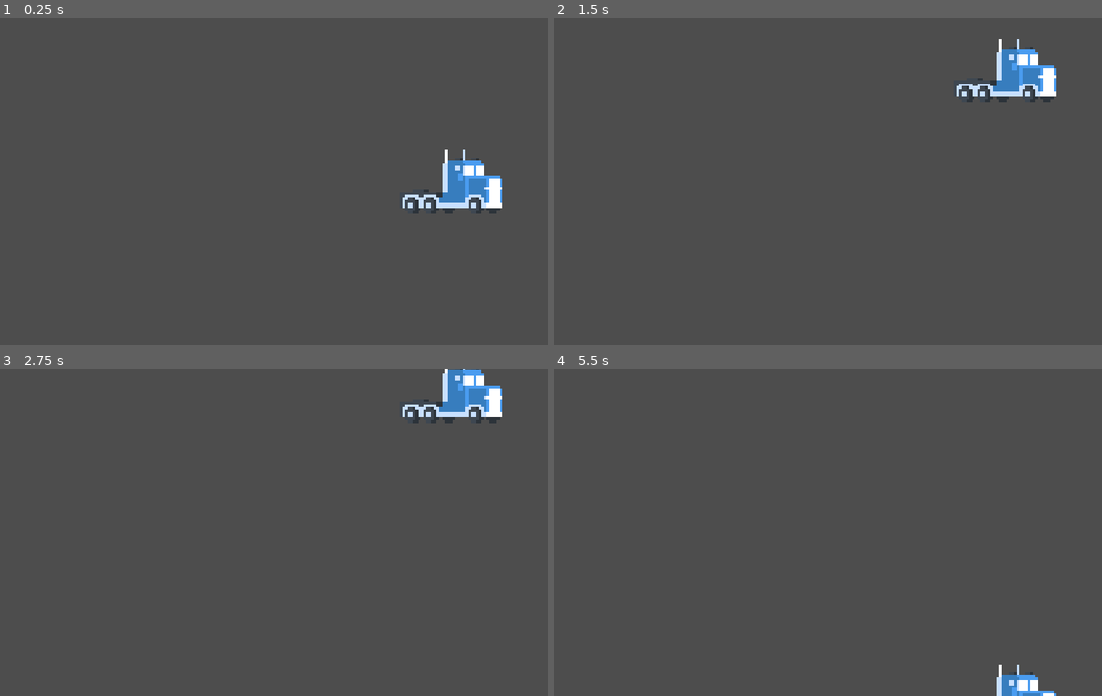
Above: before the commit, frames 1-4 (two rows, left to right).
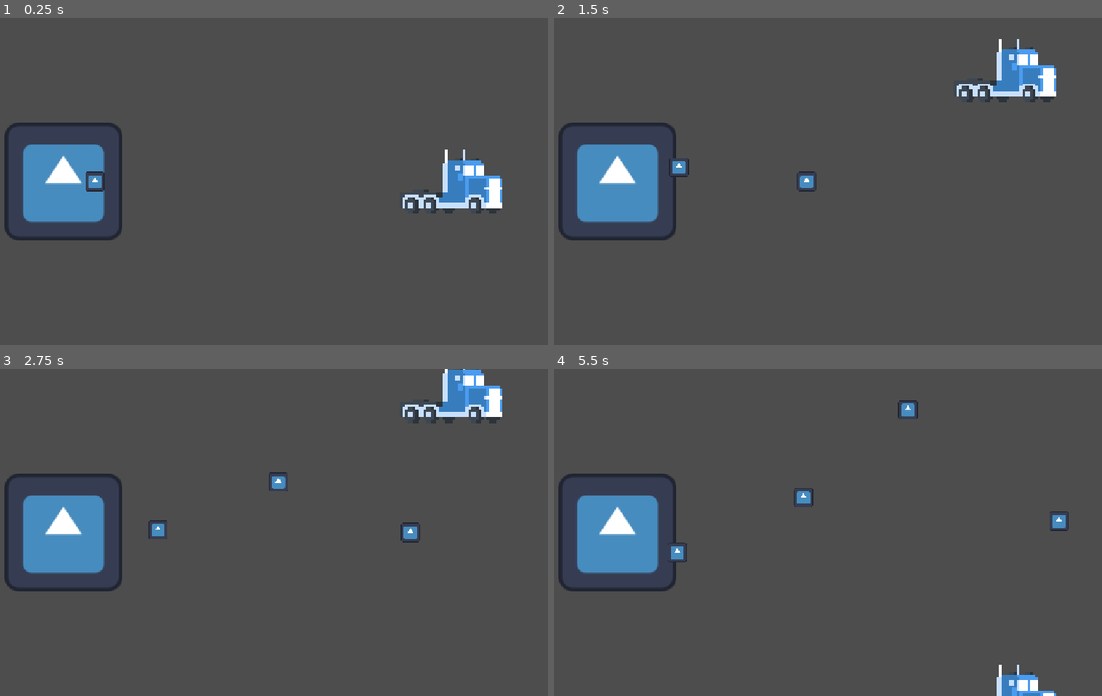
Above: after the commit, the same moments.

Repository: kickofline/riding-shotgun
Game: Godot game, scene res://game.tscn
Same seed, same stepped clock (60 frames per second), same inputs: the game is played once before the commit and once after it. Before the commit the project starts from res://car.tscn. The engine's default icon, where the game draws it, is replaced by a stand-in: a white triangle on a blue panel in a dark square.
Inputs:
- Up to frame 1 (0.25 s): no input
- Up to frame 2 (1.5 s): hold Up (move_up) 0.53-1.28 s; hold Down (move_down) from 1.28 s (still down)
- Up to frame 3 (2.75 s): release Down (move_down) at 2.03 s; hold Up (move_up) from 2.03 s (still down)
- Up to frame 4 (5.5 s): release Up (move_up) at 3.53 s; hold Down (move_down) from 3.53 s (still down)

The runs differ from the first frame. In frame 1, 4.5% of the frame differs, in the area x 0-23%, y 32-68%; in frame 2, 4.8%; in frame 3, 4.9%; in frame 4, 5.0%, in the area x 0-94%, y 9-68%.

Commit message:
monster and bullets

Diff:
--- a/car.tscn
+++ b/car.tscn
@@ -14,10 +14,13 @@
 "speed": 5.0
 }]
 
-[node name="Car" type="Node2D" unique_id=566597482]
+[node name="Car" type="Area2D" unique_id=509736913 groups=["player"]]
 script = ExtResource("1_uoj53")
 
 [node name="AnimatedSprite2D" type="AnimatedSprite2D" parent="." unique_id=1552633094]
 texture_filter = 1
 scale = Vector2(5.223333, 5.223333)
 sprite_frames = SubResource("SpriteFrames_xrwn2")
+
+[node name="CollisionPolygon2D" type="CollisionPolygon2D" parent="." unique_id=594875222]
+polygon = PackedVector2Array(102, -11, 103, 50, -101, 50, -102, 22, -20, 20, -19, -41, 64, -39, 67, -10)
--- /dev/null
+++ b/game.tscn
@@ -0,0 +1,10 @@
+[gd_scene format=3 uid="uid://c7jygb17ojda8"]
+
+[ext_resource type="PackedScene" uid="uid://5dw7fx0wda83" path="res://car.tscn" id="1_80nbo"]
+[ext_resource type="PackedScene" uid="uid://buwspj7bk8kpe" path="res://monster.tscn" id="2_e2o6t"]
+
+[node name="Game" type="Node2D" unique_id=358935890]
+
+[node name="Car" parent="." unique_id=566597482 instance=ExtResource("1_80nbo")]
+
+[node name="Monster" parent="." unique_id=1815529222 instance=ExtResource("2_e2o6t")]
--- /dev/null
+++ b/monster.gd
@@ -0,0 +1,29 @@
+extends Area2D
+
+@export var bullet_scene: PackedScene
+@export var fire_rate = 1.0  # seconds between shots
+
+@export var speed = 400 # How fast the player will move (pixels/sec).
+var screen_size # Size of the game window.
+
+func _ready() -> void:
+	screen_size = get_viewport_rect().size
+	position = Vector2(screen_size.x / 6, screen_size.y / 2)
+
+var fire_timer = 0.0
+
+func _physics_process(delta):
+	fire_timer -= delta
+	if fire_timer <= 0.0:
+		shoot()
+		fire_timer = fire_rate
+
+func shoot():
+	var bullet = bullet_scene.instantiate()
+	get_tree().current_scene.add_child(bullet)
+	bullet.global_position = global_position
+	bullet.direction = (get_target_position() - bullet.global_position).normalized()
+
+func get_target_position() -> Vector2:
+	var player = get_tree().get_first_node_in_group("player")
+	return player.global_position if player else global_position + Vector2.RIGHT
--- /dev/null
+++ b/monster.tscn
@@ -0,0 +1,24 @@
+[gd_scene format=3 uid="uid://buwspj7bk8kpe"]
+
+[ext_resource type="Script" uid="uid://d2w72ot8xb4ik" path="res://monster.gd" id="1_mrqeg"]
+[ext_resource type="Texture2D" uid="uid://dqd2ljhrjlugj" path="res://icon.svg" id="1_s3gyj"]
+[ext_resource type="PackedScene" uid="uid://bofah32314isd" path="res://monster_bullet.tscn" id="2_ga5te"]
+
+[sub_resource type="SpriteFrames" id="SpriteFrames_xrwn2"]
+animations = [{
+"frames": [{
+"duration": 1.0,
+"texture": ExtResource("1_s3gyj")
+}],
+"loop": 1,
+"name": &"default",
+"speed": 5.0
+}]
+
+[node name="Monster" type="Area2D" unique_id=1098578003]
+script = ExtResource("1_mrqeg")
+bullet_scene = ExtResource("2_ga5te")
+
+[node name="AnimatedSprite2D" type="AnimatedSprite2D" parent="." unique_id=2103456594]
+scale = Vector2(1.828125, 1.828125)
+sprite_frames = SubResource("SpriteFrames_xrwn2")
--- /dev/null
+++ b/monster_bullet.gd
@@ -0,0 +1,18 @@
+extends Area2D
+
+@export var speed = 250
+var direction = Vector2.DOWN
+
+func start(pos):
+	position = pos
+
+func _process(delta):
+	position += direction * speed * delta
+
+func _on_area_entered(area: Area2D) -> void:
+	if area.is_in_group("player"):
+		#area.damage()
+		queue_free()
+
+func _on_visible_on_screen_notifier_2d_screen_exited() -> void:
+	queue_free()
--- /dev/null
+++ b/monster_bullet.tscn
@@ -0,0 +1,22 @@
+[gd_scene format=3 uid="uid://bofah32314isd"]
+
+[ext_resource type="Texture2D" uid="uid://dqd2ljhrjlugj" path="res://icon.svg" id="1_1w383"]
+[ext_resource type="Script" uid="uid://b8jfaig6v8w57" path="res://monster_bullet.gd" id="1_nunyt"]
+
+[sub_resource type="RectangleShape2D" id="RectangleShape2D_xrwn2"]
+size = Vector2(36, 36)
+
+[node name="MonsterBullet" type="Area2D" unique_id=223917776]
+script = ExtResource("1_nunyt")
+
+[node name="Sprite2D" type="Sprite2D" parent="." unique_id=1788862320]
+scale = Vector2(0.296875, 0.29687503)
+texture = ExtResource("1_1w383")
+
+[node name="CollisionShape2D" type="CollisionShape2D" parent="." unique_id=832440180]
+shape = SubResource("RectangleShape2D_xrwn2")
+
+[node name="VisibleOnScreenNotifier2D" type="VisibleOnScreenNotifier2D" parent="." unique_id=1048606020]
+
+[connection signal="area_entered" from="." to="." method="_on_area_entered"]
+[connection signal="screen_exited" from="VisibleOnScreenNotifier2D" to="." method="_on_visible_on_screen_notifier_2d_screen_exited"]
--- a/project.godot
+++ b/project.godot
@@ -11,7 +11,7 @@
 [application]
 
 config/name="Riding Shotgun"
-run/main_scene="uid://5dw7fx0wda83"
+run/main_scene="uid://c7jygb17ojda8"
 config/features=PackedStringArray("4.7", "Forward Plus")
 config/icon="res://icon.svg"
 
@@ -19,6 +19,10 @@
 
 window/stretch/mode="canvas_items"
 window/stretch/aspect="expand"
+
+[global_group]
+
+player=""
 
 [input]
 
Not shown, added: monster.gd.uid
Not shown, added: monster_bullet.gd.uid
